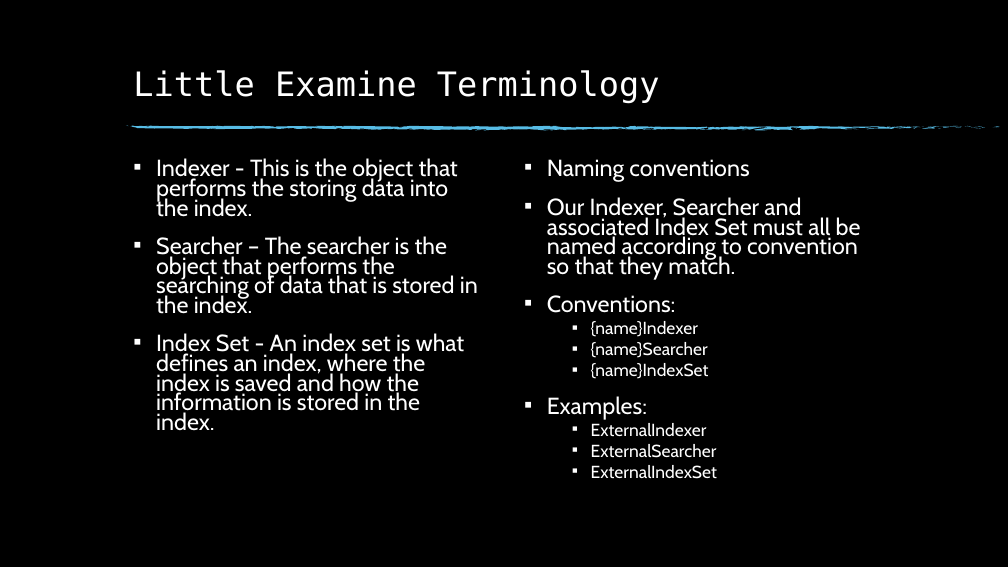
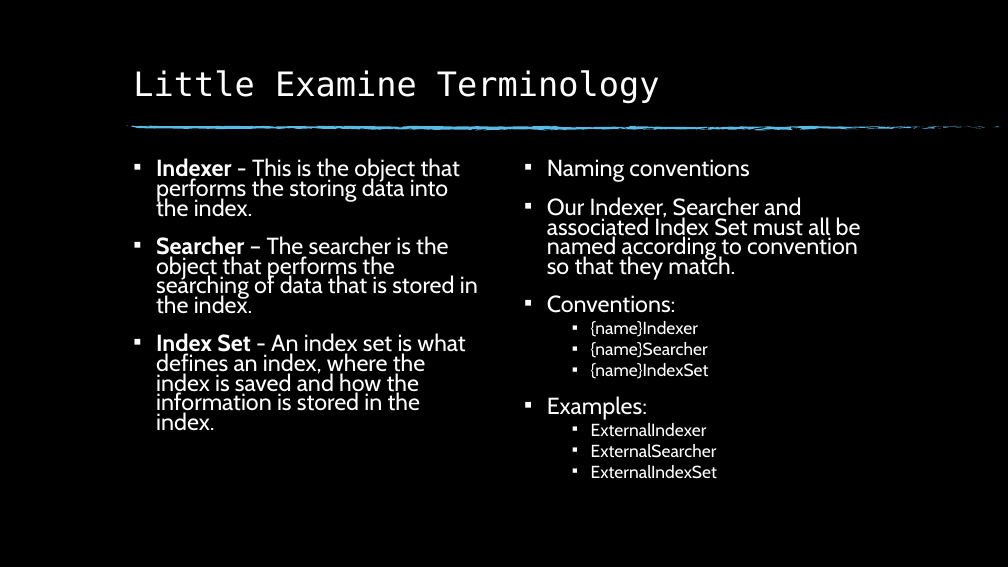
Before and after one commit to Svetlin-Slavchev/WorkingWithUmbraco, a slide deck: slide 7 of Umbraco Examine Search.pptx. Drawn at 1008x567 pixels with LibreOffice and Linux fonts; fonts in the diff are those of the drawing; background and template pictures are left out. Boxes give left, top, right and bottom in pixels: in the first picture for what was removed or moved away, otherwise in the second. Text is boxed around its words. In the diff, an @@ line names an element or a change of style, - is before the commit and + after.

```diff
--- a/Umbraco Examine Search.pptx
+++ b/Umbraco Examine Search.pptx
@@ text "Indexer - This is the ..." at [156, 158, 478, 431]: bold on in "Indexer", "Searcher", "Index Set" @@
```
Also in this commit, not shown: 7 other slides changed, 4 slides added, 1 slide removed, 1 other file.
